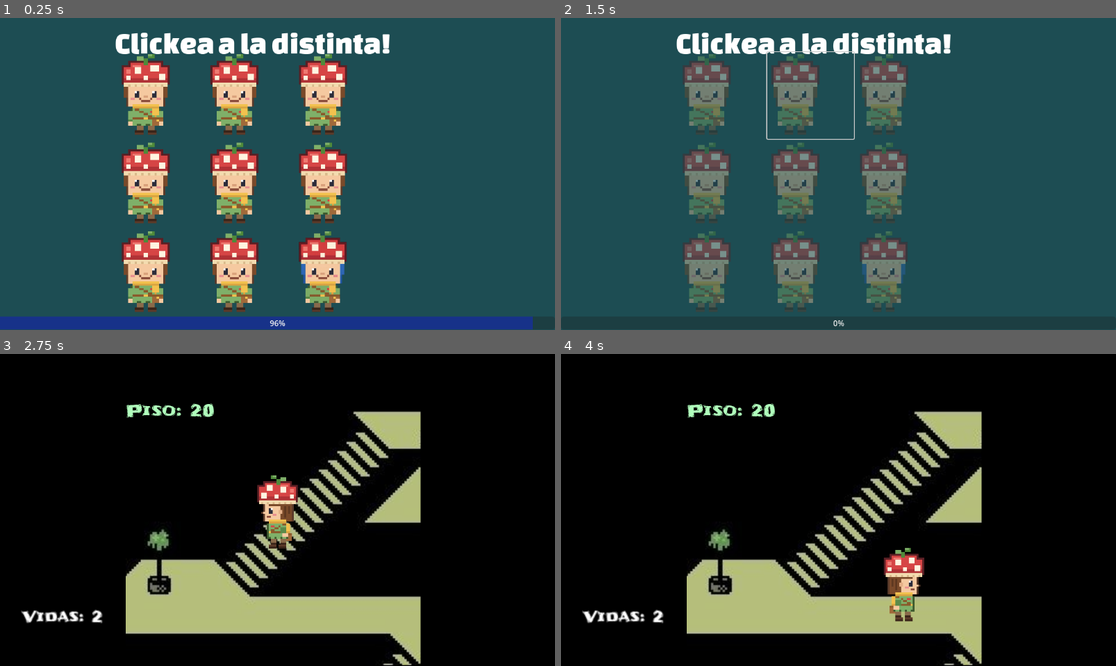
Above: before the commit, frames 1-4 (two rows, left to right).
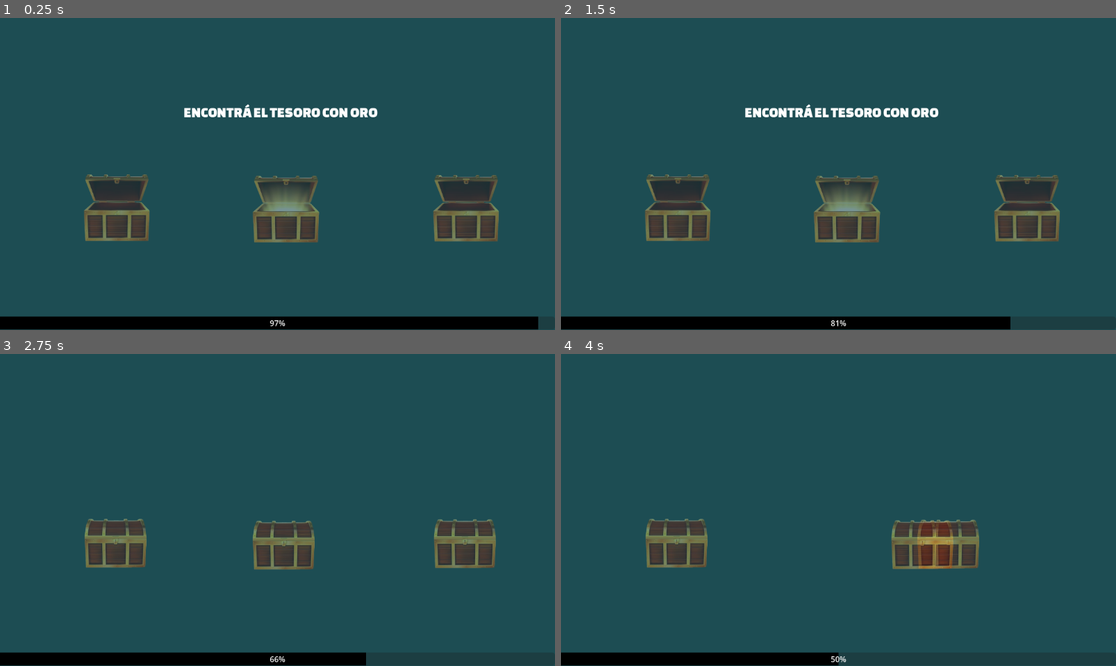
Above: after the commit, the same moments.

Repository: tobiflores/MINIJUEGOS-Feroleto-Flores-Geretto-Legaria
Game: Godot game, scene res://escenas/general/principal.tscn
Two runs of this game, one before a commit and one after it. Both use one fixed random seed, a clock stepped at 60 frames per second and the inputs below. This scene is started directly instead of the project's main scene. The engine's default icon, where the game draws it, is replaced by a stand-in: a white triangle on a blue panel in a dark square.
Inputs (mouse positions are in pixels of both pictures, inside the frame that each line leads up to):
- Up to frame 1 (0.25 s): no input
- Up to frame 2 (1.5 s): click (721, 96) at 0.52 s; tap Enter (ui_accept) at 1.25 s; hold Right (ui_right) from 1.28 s (still down)
- Up to frame 3 (2.75 s): tap Enter (ui_accept) at 1.52, 2.27 s; release Right (ui_right) at 2.03 s; hold Left (ui_left) from 2.03 s (still down)
- Up to frame 4 (4 s): release Left (ui_left) at 2.78 s; hold Right (ui_right) from 2.78 s (still down); tap Enter (ui_accept) at 3.77 s

The runs differ from the first frame. In frame 1, 28% of the frame differs, in the area x 0-97%, y 4-100%; in frame 2, 25%; in frame 3, 97%; in frame 4, 98%, in the area x 0-100%, y 0-100%.

Commit message:
Arranco minijuego de patear penales

Diff:
--- a/escenas/general/principal.tscn
+++ b/escenas/general/principal.tscn
@@ -5,7 +5,8 @@
 [ext_resource type="PackedScene" uid="uid://behfvas1mmyqu" path="res://escenas/minijuegos/minijuego_caramelos.tscn" id="3_aanal"]
 [ext_resource type="PackedScene" uid="uid://dw570jju4f5ag" path="res://escenas/minijuegos/minijuego_golpearMadera.tscn" id="4_smctb"]
 [ext_resource type="PackedScene" uid="uid://cwdgdayfp5n45" path="res://escenas/minijuegos/minijuego_diferente.tscn" id="5_aanal"]
+[ext_resource type="PackedScene" uid="uid://cuyfn44uoncnk" path="res://escenas/minijuegos/minijuego_penal.tscn" id="6_smctb"]
 
 [node name="Principal" type="Node2D" unique_id=218056312]
 script = ExtResource("1_dj7q0")
-lista_minijuegos = Array[PackedScene]([ExtResource("2_yv8ah"), ExtResource("3_aanal"), ExtResource("4_smctb"), ExtResource("5_aanal")])
+lista_minijuegos = Array[PackedScene]([ExtResource("2_yv8ah"), ExtResource("3_aanal"), ExtResource("4_smctb"), ExtResource("5_aanal"), ExtResource("6_smctb")])
--- /dev/null
+++ b/escenas/minijuegos/minijuego_penal.tscn
@@ -0,0 +1,74 @@
+[gd_scene format=3 uid="uid://cuyfn44uoncnk"]
+
+[ext_resource type="Script" uid="uid://bdlqf0jfa2ghd" path="res://scripts/minijuego_penal.gd" id="1_3odwo"]
+[ext_resource type="Texture2D" uid="uid://dkbil0jp7cnkb" path="res://imagenes/Cancha.png" id="2_r8c8c"]
+[ext_resource type="FontFile" uid="uid://br64yg4s15f4j" path="res://fuentes/Changa_One/ChangaOne-Regular.ttf" id="3_jvxde"]
+
+[sub_resource type="StyleBoxFlat" id="StyleBoxFlat_ik28s"]
+bg_color = Color(0.09240068, 0.19522923, 0.53666794, 1)
+
+[sub_resource type="RectangleShape2D" id="RectangleShape2D_sodjv"]
+size = Vector2(147, 99)
+
+[sub_resource type="CircleShape2D" id="CircleShape2D_3odwo"]
+radius = 24.5153
+
+[node name="Minijuego-Penal" type="Node2D" unique_id=446806005]
+script = ExtResource("1_3odwo")
+
+[node name="Fondo" type="Sprite2D" parent="." unique_id=1621636676]
+position = Vector2(580.49994, 325.40002)
+scale = Vector2(0.74152267, 0.6389662)
+texture = ExtResource("2_r8c8c")
+
+[node name="Instruccion" type="Label" parent="." unique_id=2013363616]
+offset_left = 239.0
+offset_top = 18.0
+offset_right = 766.0
+offset_bottom = 86.0
+theme_override_fonts/font = ExtResource("3_jvxde")
+theme_override_font_sizes/font_size = 63
+
+[node name="Resultado" type="Label" parent="." unique_id=157521995]
+offset_left = 51.0
+offset_top = 186.0
+offset_right = 454.0
+offset_bottom = 276.0
+theme_override_fonts/font = ExtResource("3_jvxde")
+theme_override_font_sizes/font_size = 41
+
+[node name="ProgressBar" type="ProgressBar" parent="." unique_id=392099748]
+offset_top = 620.0
+offset_right = 1152.0
+offset_bottom = 647.0
+theme_override_styles/fill = SubResource("StyleBoxFlat_ik28s")
+max_value = 1.0
+
+[node name="Mensaje" type="Label" parent="." unique_id=1621436032]
+offset_left = 145.0
+offset_top = 101.0
+offset_right = 185.0
+offset_bottom = 124.0
+
+[node name="Arquero" type="Area2D" parent="." unique_id=1990681353]
+position = Vector2(577.5, 550.381)
+
+[node name="Sprite2D" type="Sprite2D" parent="Arquero" unique_id=1922371636]
+scale = Vector2(0.5061476, 0.62438715)
+
+[node name="CollisionShape2D" type="CollisionShape2D" parent="Arquero" unique_id=683427024]
+position = Vector2(-0.5, -4.8809814)
+shape = SubResource("RectangleShape2D_sodjv")
+
+[node name="Pelota" type="Area2D" parent="." unique_id=1434034739]
+position = Vector2(577.5, 550.381)
+
+[node name="Sprite2D" type="Sprite2D" parent="Pelota" unique_id=1798945750]
+scale = Vector2(0.5061476, 0.62438715)
+
+[node name="CollisionShape2D" type="CollisionShape2D" parent="Pelota" unique_id=407829721]
+position = Vector2(0.5, -404.38098)
+shape = SubResource("CircleShape2D_3odwo")
+
+[connection signal="area_entered" from="Arquero" to="Arquero" method="_on_area_entered"]
+[connection signal="area_entered" from="Pelota" to="Pelota" method="_on_area_entered"]
--- /dev/null
+++ b/scripts/minijuego_penal.gd
@@ -0,0 +1,11 @@
+extends Node2D
+
+
+# Called when the node enters the scene tree for the first time.
+func _ready() -> void:
+	pass # Replace with function body.
+
+
+# Called every frame. 'delta' is the elapsed time since the previous frame.
+func _process(delta: float) -> void:
+	pass
Binary file added: imagenes/Cancha.png
Not shown, added: imagenes/Cancha.png.import
Not shown, added: scripts/minijuego_penal.gd.uid
